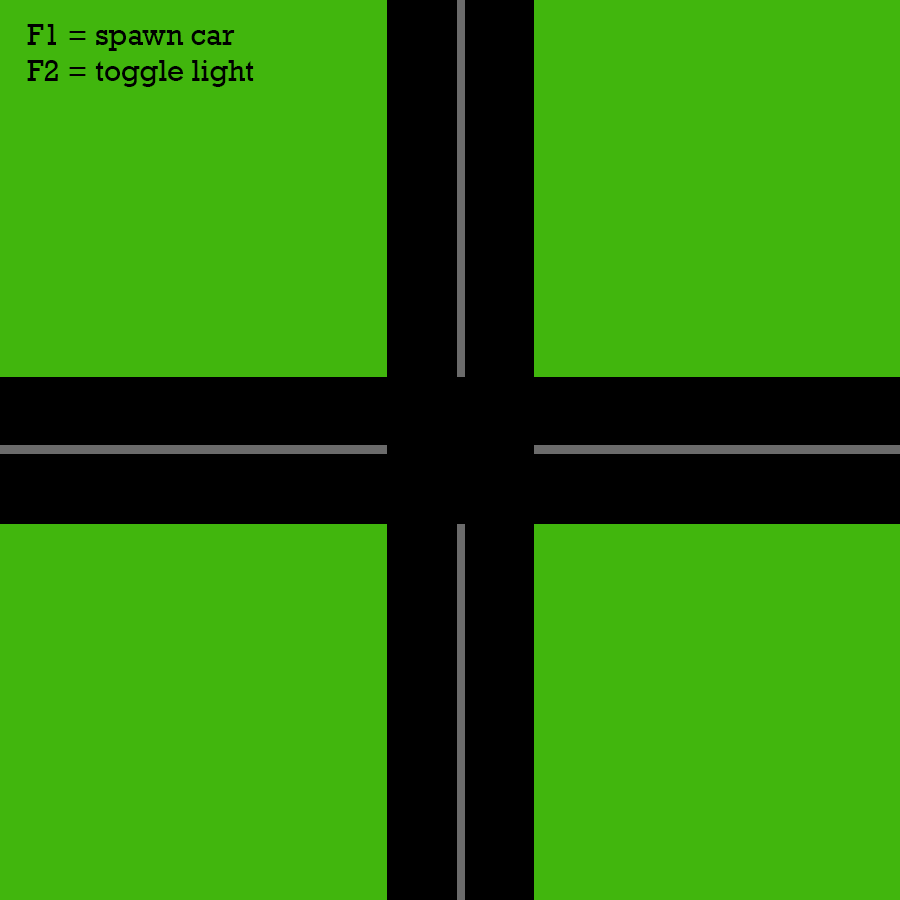
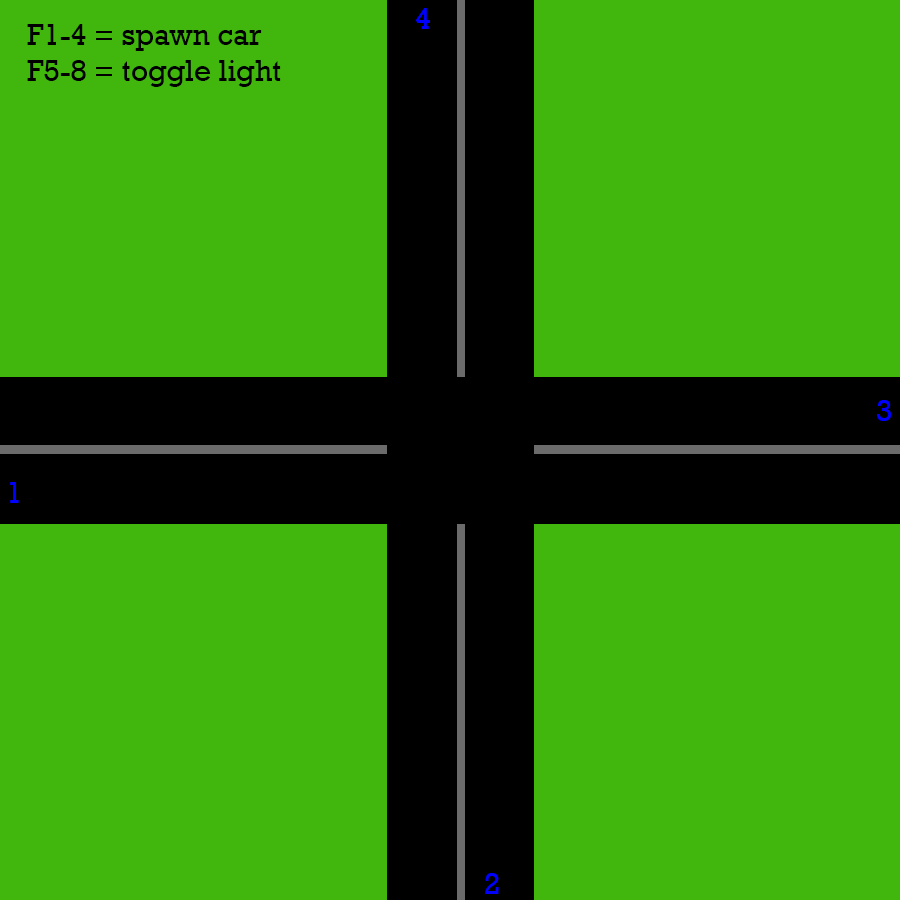
Layer changes from the first 900x900 image to the second:
added layer "4" above "3" over [415, 8, 430, 29]
added layer "3" above "1" over [877, 400, 891, 421]
added layer "1" above "2" over [10, 482, 19, 503]
added layer "2" above "F1-4 = spawn car F5-8 = toggle light" over [485, 873, 499, 894]
renamed "F1 = spawn car F2 = toggle light" to "F1-4 = spawn car F5-8 = toggle light", painted on it over [44, 24, 281, 87]
